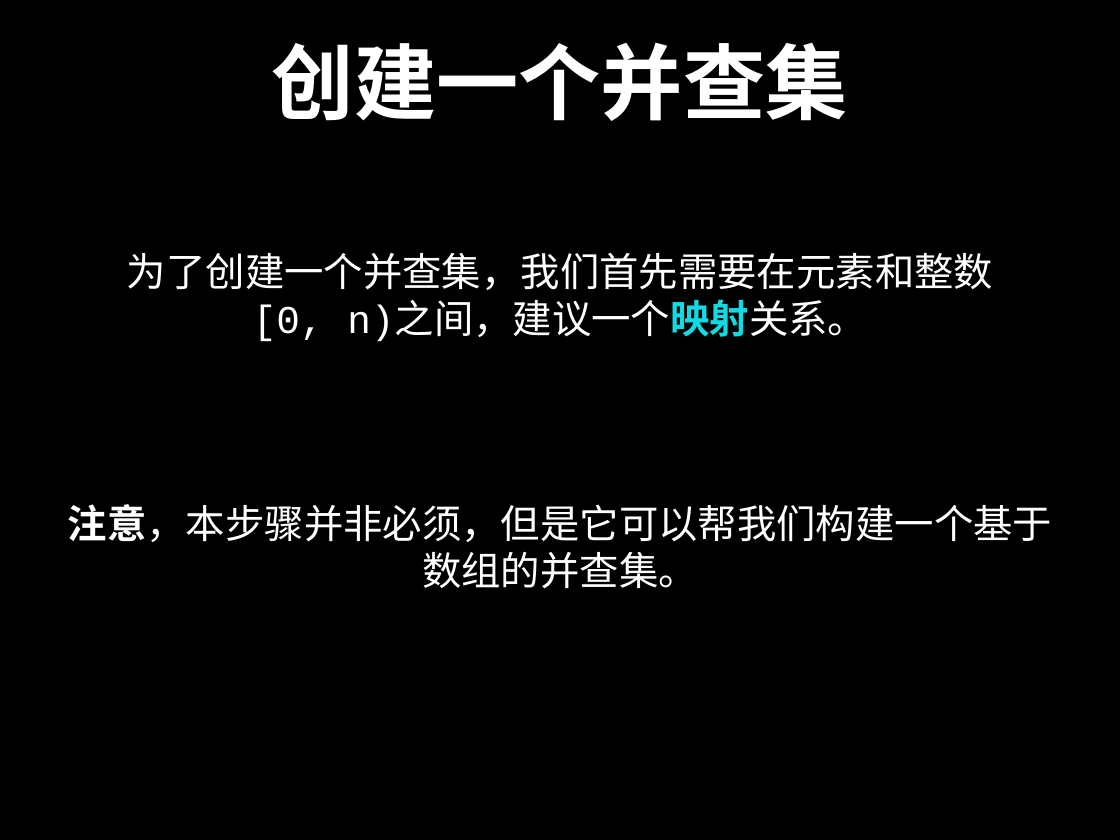
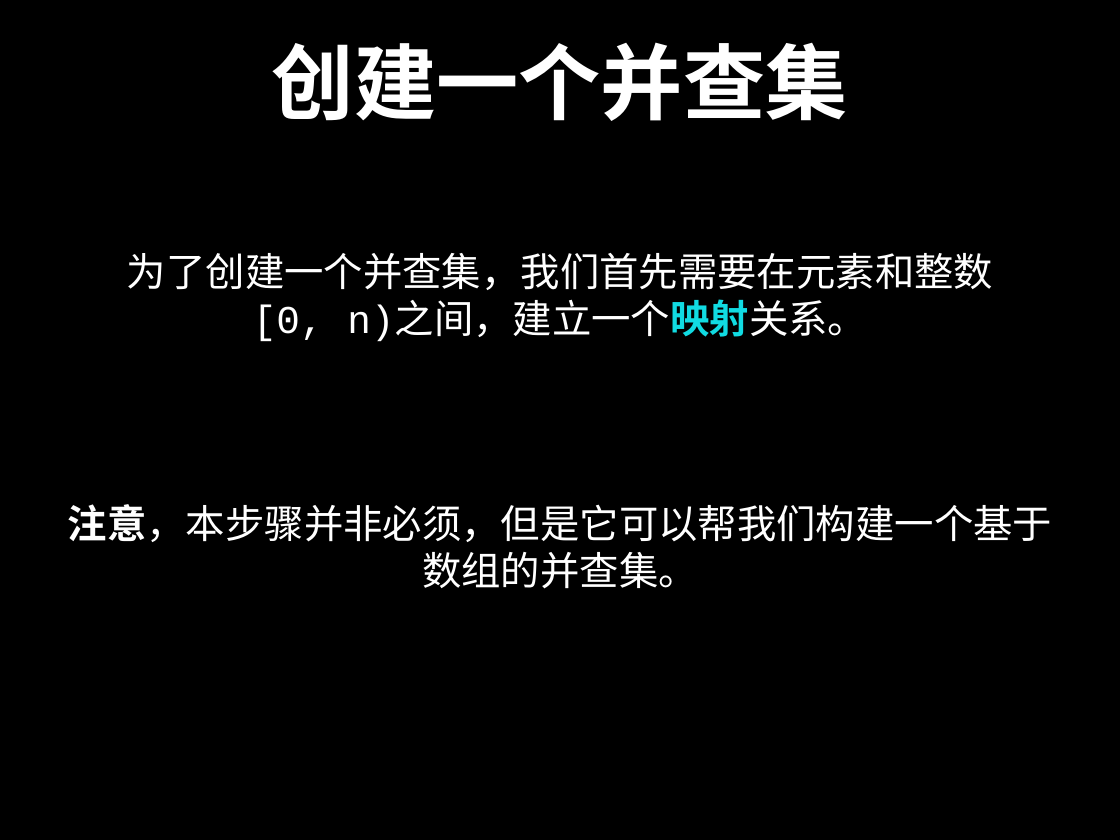
Before and after one commit to spring2go/Algorithms, a slide deck: slide 61 of slides/datastructures/unionfind/UnionFind.pptx. Drawn at 1120x840 pixels with LibreOffice and Linux fonts; fonts in the diff are those of the drawing. Boxes give left, top, right and bottom in pixels: in the first picture for what was removed or moved away, otherwise in the second. Text is boxed around its words. In the diff, an @@ line names an element or a change of style, - is before the commit and + after.

```diff
--- a/slides/datastructures/unionfind/UnionFind.pptx
+++ b/slides/datastructures/unionfind/UnionFind.pptx
@@ text at [127, 253, 993, 342]: text changed @@
-为了创建一个并查集，我们首先需要在元素和整数[0, n)之间，建议一个映射关系。
+为了创建一个并查集，我们首先需要在元素和整数[0, n)之间，建立一个映射关系。
```
Also in this commit, not shown: 1 other slide changed, 1 other file.
